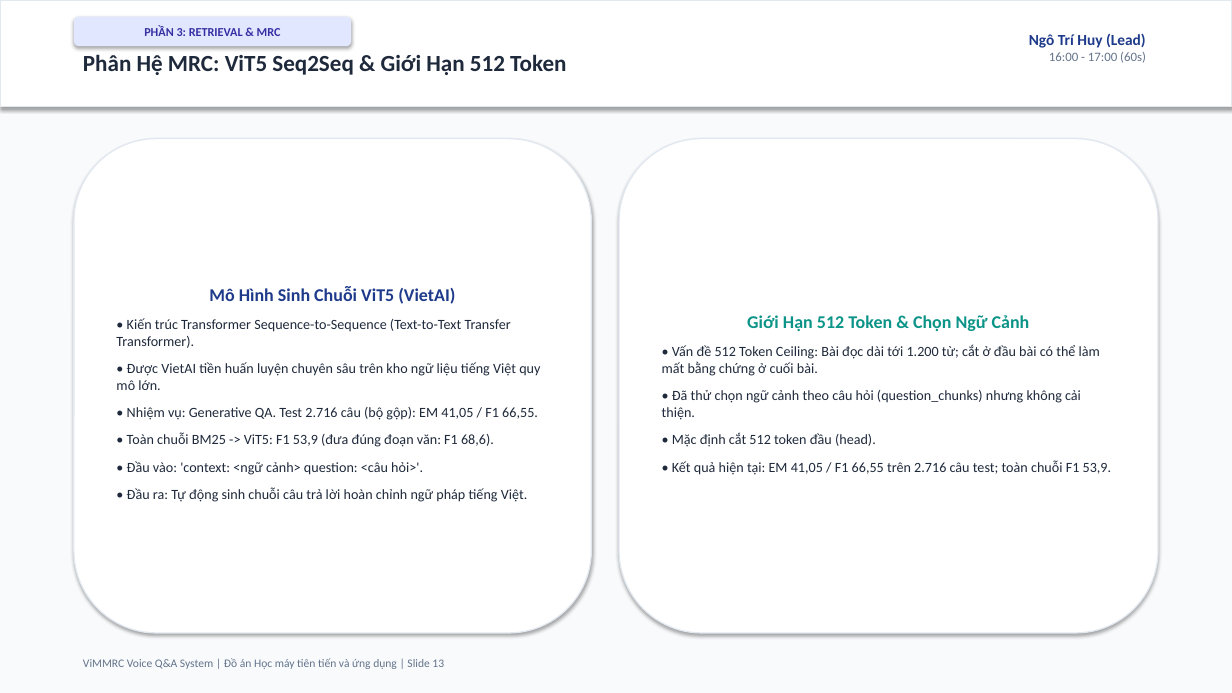
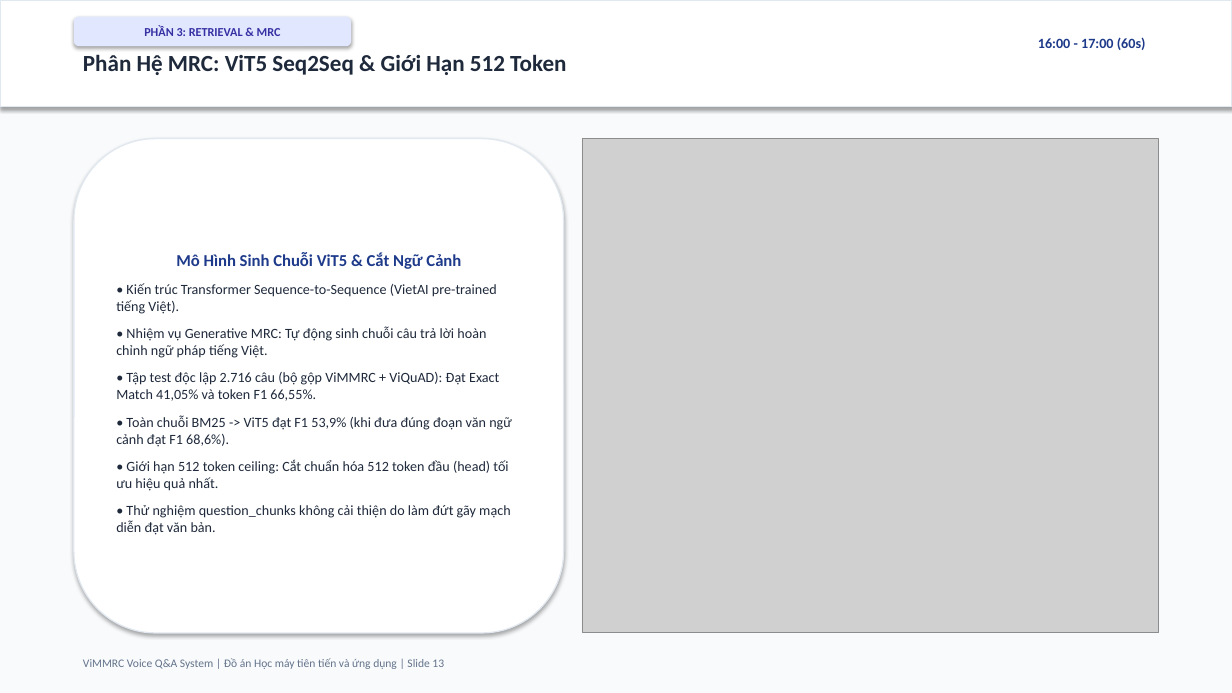
Before and after one commit to ngohuy04022000/vimmrc-qa-voice, a slide deck: slide 13 of docs/ViMMRC_Presentation_30min.pptx. Drawn at 1232x693 pixels with LibreOffice and Linux fonts; fonts in the diff are those of the drawing; grey boxes stand for pictures. Boxes give left, top, right and bottom in pixels: in the first picture for what was removed or moved away, otherwise in the second. Text is boxed around its words. In the diff, an @@ line names an element or a change of style, - is before the commit and + after.

```diff
--- a/docs/ViMMRC_Presentation_30min.pptx
+++ b/docs/ViMMRC_Presentation_30min.pptx
@@ text "16:00 - 17:00 (60s)" at (x1=1038, y1=37, x2=1146, y2=50): size 10 to 11 pt, text colour #64748B to #1E3A8A, bold on @@
@@ text at (x1=1029, y1=33, x2=1146, y2=48): paragraph removed @@
-Ngô Trí Huy (Lead)
@@ rounded rectangle "Mô Hình Sinh Chuỗi ViT5 ..." resized from (x1=74, y1=139, x2=592, y2=633) to (x1=74, y1=139, x2=564, y2=633) @@
@@ picture added at (x1=582, y1=139, x2=1158, y2=633) @@
@@ rounded rectangle removed at (x1=619, y1=139, x2=1158, y2=633) @@
-Giới Hạn 512 Token & Chọn Ngữ Cảnh
-• Vấn đề 512 Token Ceiling: Bài đọc dài tới 1.200 từ; cắt ở đầu bài có thể làm mất bằng chứng ở cuối bài.
-• Đã thử chọn ngữ cảnh theo câu hỏi (question_chunks) nhưng không cải thiện.
-• Mặc định cắt 512 token đầu (head).
-• Kết quả hiện tại: EM 41,05 / F1 66,55 trên 2.716 câu test; toàn chuỗi F1 53,9.
@@ text in rounded rectangle at (x1=116, y1=253, x2=512, y2=535): text changed @@
-Mô Hình Sinh Chuỗi ViT5 (VietAI)
-• Kiến trúc Transformer Sequence-to-Sequence (Text-to-Text Transfer Transformer).
-• Được VietAI tiền huấn luyện chuyên sâu trên kho ngữ liệu tiếng Việt quy mô lớn.
-• Nhiệm vụ: Generative QA. Test 2.716 câu (bộ gộp): EM 41,05 / F1 66,55.
-• Toàn chuỗi BM25 -> ViT5: F1 53,9 (đưa đúng đoạn văn: F1 68,6).
-• Đầu vào: 'context: <ngữ cảnh> question: <câu hỏi>'.
-• Đầu ra: Tự động sinh chuỗi câu trả lời hoàn chỉnh ngữ pháp tiếng Việt.
+Mô Hình Sinh Chuỗi ViT5 & Cắt Ngữ Cảnh
+• Kiến trúc Transformer Sequence-to-Sequence (VietAI pre-trained tiếng Việt).
+• Nhiệm vụ Generative MRC: Tự động sinh chuỗi câu trả lời hoàn chỉnh ngữ pháp tiếng Việt.
+• Tập test độc lập 2.716 câu (bộ gộp ViMMRC + ViQuAD): Đạt Exact Match 41,05% và token F1 66,55%.
+• Toàn chuỗi BM25 -> ViT5 đạt F1 53,9% (khi đưa đúng đoạn văn ngữ cảnh đạt F1 68,6%).
+• Giới hạn 512 token ceiling: Cắt chuẩn hóa 512 token đầu (head) tối ưu hiệu quả nhất.
+• Thử nghiệm question_chunks không cải thiện do làm đứt gãy mạch diễn đạt văn bản.
```
Also in this commit, not shown: 23 other slides changed, 37 other files.
